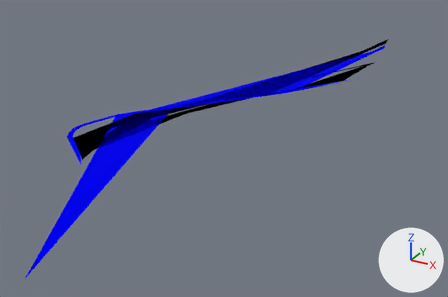
The glTF model output/glb/__0_000__1_000_.glb as it was, and as the next commit left it.
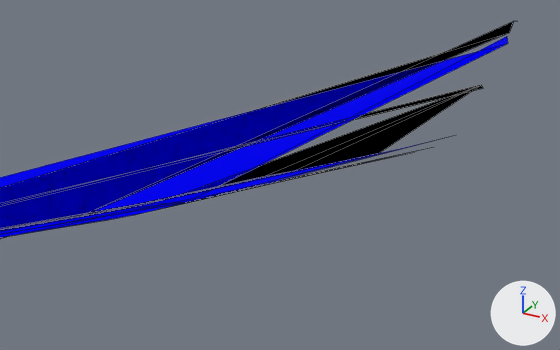
Each version is shown whole from a 50 mm camera at (-125.0, 480.0, 1057.0) aimed at (-1542.0, 3056.0, -231.0), then close up from a 50 mm camera at (-728.0, 2629.0, 481.0) aimed at (-1164.0, 3422.0, 85.0). The lights are fixed; the arrows at lower right show +X, +Y and +Z. The close-ups show mesh edges as thin lines. Where no turn or scale is listed for an object, it has been applied to the vertices. Vertices at the same position are counted once.
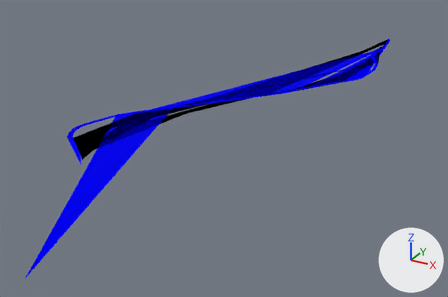
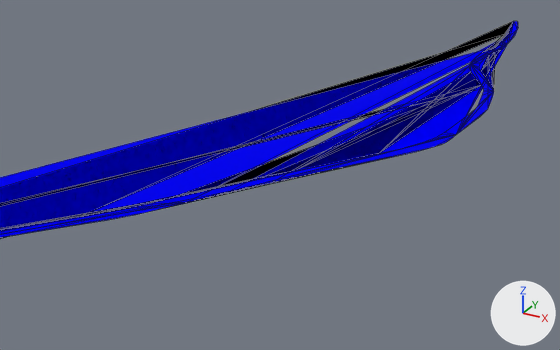
The newer file is also turned or shifted as a whole; pictures and numbers use the older file's frame.

Changed parts and their boxes (x1, y1, x2, y2) in the close-ups (560 x 350 px):
```json
{"object": "Mesh_0", "change": "reshaped", "before": [0, 21, 517, 239], "after": [0, 21, 518, 239]}
{"part": 1, "of": "me_mesh_0", "change": "added", "after": [231, 21, 518, 191], "on screen": "blue"}
```

Scene script edits in JSON lines:
```json
{"block": "me_mesh_0", "where": "# used by ob_mesh_0; location = (0.0, 0.0, 0.0)"}
{"op": "remove", "block": "me_mesh_0", "code": "me_mesh_0.from_pydata(...)  # 98 vertices, 123 faces; spans x -2003.0..-1071.0, y 1502.0..4853.0, z 0.0"}
{"op": "add", "block": "me_mesh_0", "code": "me_mesh_0.from_pydata(...)  # 163 vertices, 221 faces; spans x -2003.0..-1060.0, y 1502.0..4853.0, z 0.0"}
{"block": "me_mesh_0", "change": "me_mesh_0 part 1"}
{"block": "me_mesh_0", "change": "65 vertices are added at x -1186.0..-1060.0, y 3800.0..4824.0, z 0.0"}
{"block": "me_mesh_0", "change": "98 new faces join them"}
```
